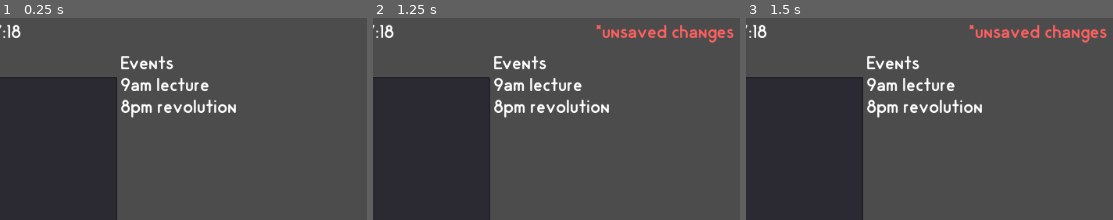
Above: before the commit, frames 1-3 (left to right).
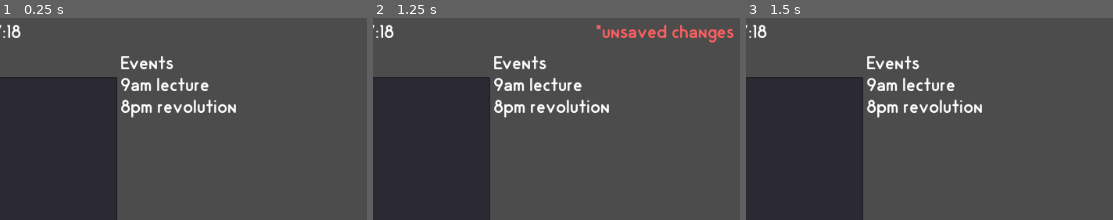
Above: after the commit, the same moments.

Repository: k4gi/planner
Game: Godot game, scene res://Frontpage.tscn
Two runs of this game, one before a commit and one after it. Both use one fixed random seed, a clock stepped at 60 frames per second and the inputs below.
Inputs (mouse positions are % of the whole screen's width and height, from its top left):
- Up to frame 1 (0.25 s): no input
- Up to frame 2 (1.25 s): click (50, 52) at 0.52 s; type "12" at 0.6 s
- Up to frame 3 (1.5 s): click "Save" at 1.25 s
The pictures show only the part of the screen within x 50-100%, y 0-50%; the shares and areas given below are measured in that part.

Frames 1-2 are identical in both runs. In frame 3, 1.2% of the frame differs, in the area x 60-99%, y 3-13%.

Commit message:
saving and loading and word wrap

Diff:
--- a/Frontpage.gd
+++ b/Frontpage.gd
@@ -109,7 +109,22 @@
 	if Calendar.is_item_selectable(index):
 		selected_day = int(Calendar.get_item_text(index))
 		selected_filename = "user://%04d-%02d-%02d.json" % [selected_year, selected_month, selected_day]
-		JsonIO.load_json_file(selected_filename)
+
+		load_data()
+
+
+func load_data():
+	var data = JsonIO.load_json_file(selected_filename)
+	if typeof(data) == TYPE_INT:
+		if data == 1:
+			#uh oh. something's wrong with the save file
+			pass
+		elif data == -1:
+			#no existing file. that's probably fine
+			NoteEditor.set_text("")
+	else:
+		#data is a dictionary, yay
+		NoteEditor.set_text( data["notes"] )
 
 
 func _on_ReminderCheck_toggled(button_pressed):
@@ -123,7 +138,10 @@
 func _on_ButtonSave_pressed():
 	#sooo...
 	#maybe a confirmation popup goes here and then
-	save_data()
+	if has_file_changed:
+		save_data()
+		has_file_changed = false
+		ChangeStar.set_visible(false)
 
 
 func save_data():
--- a/Frontpage.tscn
+++ b/Frontpage.tscn
@@ -173,6 +173,7 @@
 margin_right = 308.0
 margin_bottom = 414.0
 size_flags_vertical = 3
+wrap_enabled = true
 
 [node name="VBoxRight" type="VBoxContainer" parent="Margin/VBox/HBoxBody"]
 margin_left = 616.0
